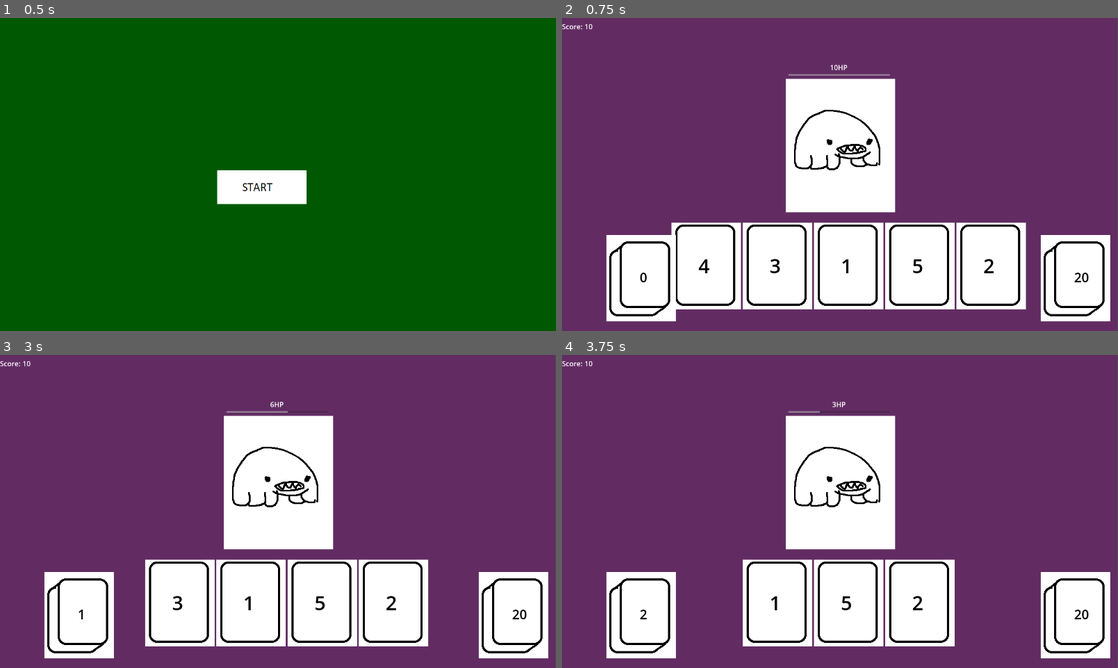
Above: before the commit, frames 1-4 (two rows, left to right).
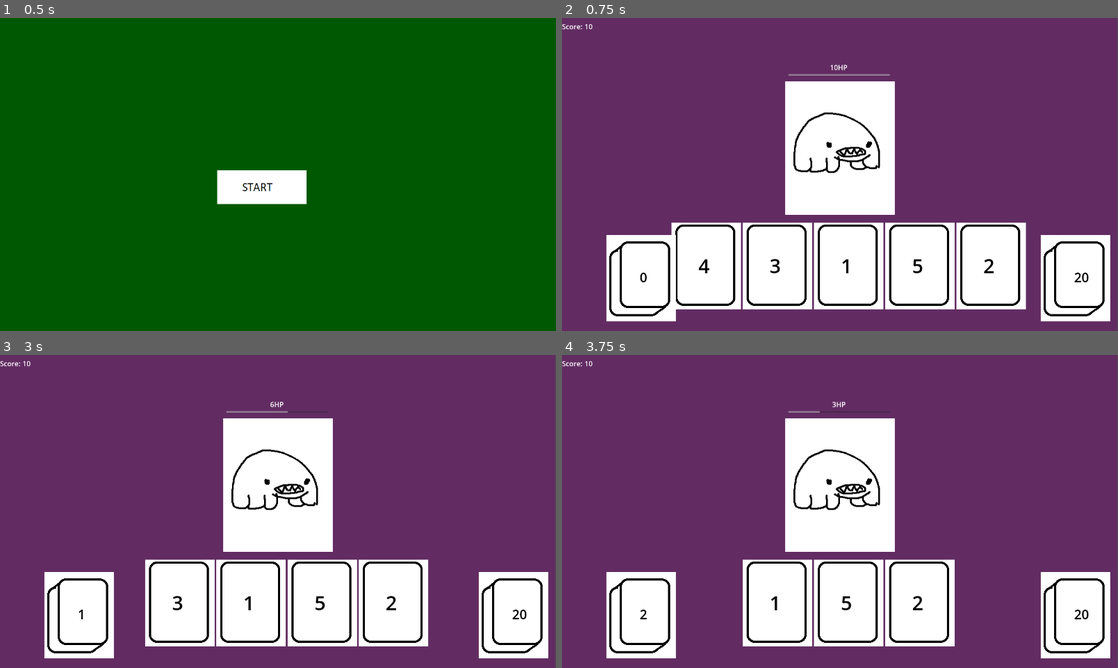
Above: after the commit, the same moments.

Repository: SebMarson/gmtk-gamejam-2024
Game: Godot game, scene res://scenes/start_screen.tscn
Two runs of this game, one before a commit and one after it. Both use one fixed random seed, a clock stepped at 60 frames per second and the inputs below.
Inputs (mouse positions are in pixels of both pictures, inside the frame that each line leads up to):
- Up to frame 1 (0.5 s): no input
- Up to frame 2 (0.75 s): click (823, 187) at 0.5 s
- Up to frame 3 (3 s): tap Enter at 1.25, 2.75 s; move the mouse to (511, 614) at 1.27 s; click (511, 614) at 1.42 s; tap Space at 2 s; move the mouse to (77, 614) at 2.02 s; click (77, 614) at 2.17 s; move the mouse to (144, 602) at 2.77 s; click (144, 602) at 2.92 s
- Up to frame 4 (3.75 s): tap Space at 3.5 s; move the mouse to (739, 602) at 3.52 s; click (739, 602) at 3.67 s

Frame 1 is identical in both runs. In frame 2, 1.3% of the frame differs, in the area x 40-60%, y 19-63%; in frame 3, 1.3%; in frame 4, 1.3%.

Commit message:
Added sprite scaling based on the users current score

Diff:
--- a/scenes/level.gd
+++ b/scenes/level.gd
@@ -13,7 +13,9 @@
 var discardDeck
 var deckScreen
 
+# Internal vars
 var currentMonster
+var score = 10
 
 var monsterFactory = MonsterFactory.new()
 
@@ -48,7 +50,11 @@
 	deckScreen.position = Vector2(200, 100)
 	deckScreen.size = Vector2(900, 500)
 
+
 	loadShaders()
+
+	# Setup score board
+	$ScoreContainer/ScoreValue.text = str(score)
 
 	# Load monster
 	spawnMonster()
@@ -70,7 +76,7 @@
 func spawnMonster() -> void:
 	#currentMonster = monsterScene.instantiate()
 	#currentMonster.position = Vector2((1280/2), 100)
-	currentMonster = monsterFactory.generateMonster(int($ScoreContainer/ScoreValue.text))
+	currentMonster = monsterFactory.generateMonster(score)
 	currentMonster.position = Vector2((1280/2), 100)
 	currentMonster.setLevel(self)
 	add_child(currentMonster)
@@ -78,11 +84,13 @@
 func shuffleDiscard() -> void:
 	drawDeck.addCards(discardDeck.removeAllCards())
 
-func addScore(score) -> void:
-	$ScoreContainer/ScoreValue.text = str(int($ScoreContainer/ScoreValue.text) + score)
+func addScore(newScore) -> void:
+	score += newScore
+	$ScoreContainer/ScoreValue.text = str(score)
 
-func decreaseScore(score) -> void:
-	$ScoreContainer/ScoreValue.text = str(int($ScoreContainer/ScoreValue.text) + score)
+func decreaseScore(newScore) -> void:
+	score -= newScore
+	$ScoreContainer/ScoreValue.text = str(score)
 
 func postUserGo() -> void:
 	if currentMonster != null:
--- a/scenes/monster.gd
+++ b/scenes/monster.gd
@@ -12,6 +12,7 @@
 @export var SCORE = 3
 @export var ESSENCE = ""
 @export var IMG_PATH = ""
+@export var SIZE: int = 0
 
 # Common monster vars
 var hitSound
@@ -40,7 +41,7 @@
 func load_sprite():
 	#sprite = Sprite2D.new()
 	#sprite.position = Vector2(-6, 36)
-	$VBoxContainer/MonsterSprite.position = Vector2(-6, 38)
+	# $VBoxContainer/MonsterSprite.position = Vector2(-6, 38)
 	var texture = load(IMG_PATH)
 	if texture:
 		# var spriteNode = get_node("VBoxContainer/MonsterSprite")
@@ -48,11 +49,16 @@
 		$VBoxContainer/MonsterSprite.texture = texture
 	else:
 		print("Error: Could not load texture at path:", IMG_PATH)
-	add_child(sprite)
+
+	# Scale image based on the players current score
+	var scaleFactor: float = float(HEALTH)/float(level.score)
+	$VBoxContainer/MonsterSprite.scale = Vector2(scaleFactor, scaleFactor)
+	#add_child(sprite)
 
 func load_sounds():
 	hitSound = AudioStreamPlayer2D.new()
 	hitSound.stream = load("res://audio/effects/hitHurt.wav")
+	add_child(hitSound)
 
 func dealDamage(card, damage) -> void:
 	hitSound.play()
--- a/scenes/monster.tscn
+++ b/scenes/monster.tscn
@@ -28,8 +28,7 @@
 show_percentage = false
 
 [node name="MonsterSprite" type="Sprite2D" parent="VBoxContainer"]
-position = Vector2(-6, 38)
-centered = false
+position = Vector2(119, 198)
 
 [node name="HitHurt" type="AudioStreamPlayer" parent="."]
 stream = ExtResource("3_apwvi")
--- /dev/null
+++ b/scenes/monsters/ant.tscn
@@ -0,0 +1,8 @@
+[gd_scene load_steps=2 format=3 uid="uid://cqluf4fwo3bpg"]
+
+[ext_resource type="PackedScene" uid="uid://bmwqh6i3gley2" path="res://scenes/monster.tscn" id="1_6p8pe"]
+
+[node name="Monster" instance=ExtResource("1_6p8pe")]
+NAME = "ANT"
+ESSENCE = "STRONG"
+IMG_PATH = "res://graphics/monsters/ant.png"
--- /dev/null
+++ b/scenes/monsters/cat.tscn
@@ -0,0 +1,8 @@
+[gd_scene load_steps=2 format=3 uid="uid://dlw0upl2vw7fp"]
+
+[ext_resource type="PackedScene" uid="uid://bmwqh6i3gley2" path="res://scenes/monster.tscn" id="1_680fy"]
+
+[node name="Monster" instance=ExtResource("1_680fy")]
+NAME = "CAT"
+ESSENCE = "FAST"
+IMG_PATH = "res://graphics/monsters/cat.png"
--- a/scenes/monsters/dust_mite.tscn
+++ b/scenes/monsters/dust_mite.tscn
@@ -9,3 +9,4 @@
 SCORE = 5
 ESSENCE = "DARKNESS"
 IMG_PATH = "res://graphics/monsters/dust_mite.png"
+SIZE = 5
--- a/scenes/monsters/tardigrade.tscn
+++ b/scenes/monsters/tardigrade.tscn
@@ -6,3 +6,4 @@
 NAME = "TARDIGRADE"
 ESSENCE = "STRONG"
 IMG_PATH = "res://graphics/monsters/tardigrade.png"
+SIZE = 5
--- /dev/null
+++ b/scenes/monsters/worm.tscn
@@ -0,0 +1,8 @@
+[gd_scene load_steps=2 format=3 uid="uid://btev75ree7a7"]
+
+[ext_resource type="PackedScene" uid="uid://bmwqh6i3gley2" path="res://scenes/monster.tscn" id="1_htp5g"]
+
+[node name="Monster" instance=ExtResource("1_htp5g")]
+NAME = "WORM"
+ESSENCE = "DARKNESS"
+IMG_PATH = "res://graphics/monsters/worm.png"
--- a/scripts/monster_factory.gd
+++ b/scripts/monster_factory.gd
@@ -5,7 +5,10 @@
 # Monster scene list:
 # 0 - Tardigrade
 # 1 - Dust mite
-var monster_scenes = [load("res://scenes/monsters/tardigrade.tscn"),load("res://scenes/monsters/dust_mite.tscn")]
+# 2 - Ant
+# 3 - Worm
+# 4 - Cat
+var monster_scenes = ["tardigrade","dust_mite","ant","worm","cat"]
 
 var rng = RandomNumberGenerator.new()
 
@@ -15,5 +18,9 @@
 
 	var monster = null
 	if (score < 30):
-		monster = monster_scenes[rng.randi_range(0, 1)].instantiate()
+		monster = load("res://scenes/monsters/" + monster_scenes[rng.randi_range(0, 1)] + ".tscn").instantiate()
+	elif (score < 40):
+		monster = load("res://scenes/monsters/" + monster_scenes[rng.randi_range(2, 3)] + ".tscn").instantiate()
+	elif (score < 50):
+		monster = load("res://scenes/monsters/" + monster_scenes[rng.randi_range(4, 4)] + ".tscn").instantiate()
 	return monster
Binary file added: graphics/monsters/ant.png
Not shown, added: graphics/monsters/ant.png.import
Binary file added: graphics/monsters/cat.png
Not shown, added: graphics/monsters/cat.png.import
Binary file added: graphics/monsters/worm.png
Not shown, added: graphics/monsters/worm.png.import
